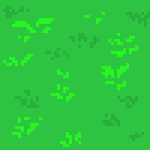
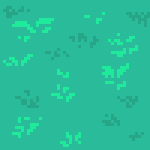
Before/after of a 150×150 layered artwork. What changed in the layer stack:
pixels changed over <box>0,0,150,150</box> (layer not identified)
